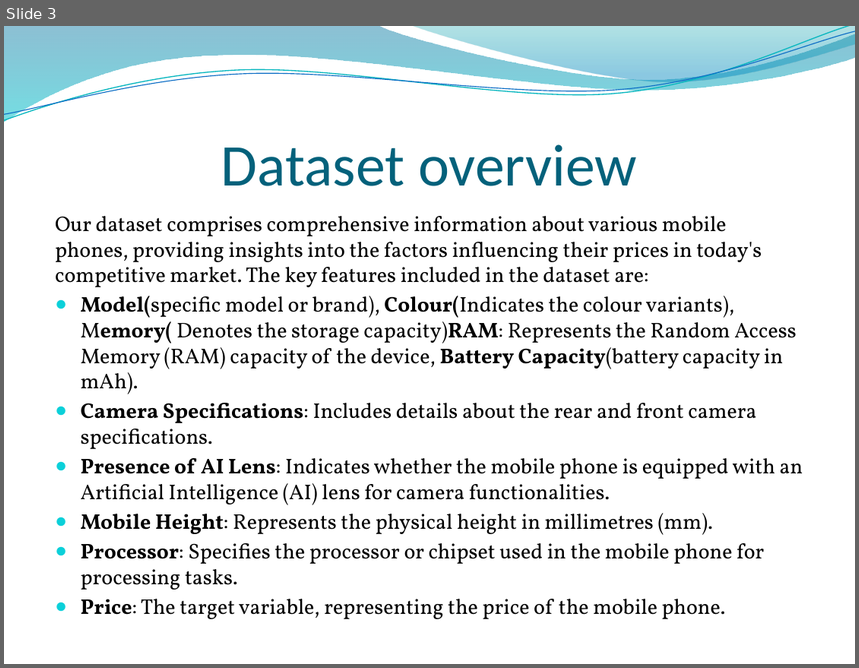
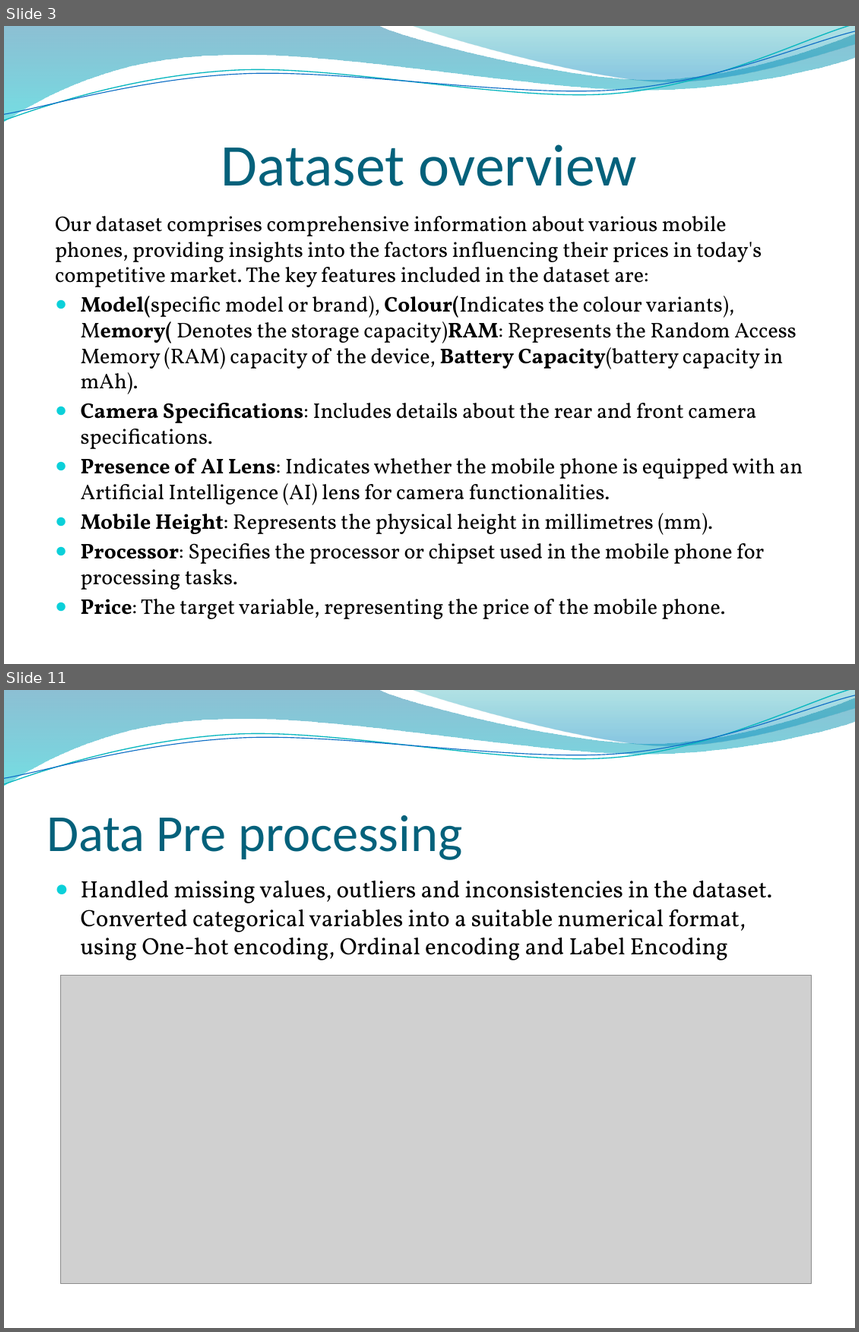
Before and after one commit to bhp001/Price-Prediction-for-Mobile-Phones, a slide deck: Price Prediction for Mobile Phones.pptx. Shown one above the other, each under a label of ours: slide 3 before the commit, slides 3 and 11 after it; the slides between them are not shown. The pictures are 859x668 and 859x1332 pixels, drawn with LibreOffice and Linux fonts; fonts in the diff are those of the drawing; grey boxes stand for pictures; background and template pictures are left out. Boxes give left, top, right and bottom in pixels: in the first picture for what was removed or moved away, otherwise in the second. Text is boxed around its words. In the diff, an @@ line names an element or a change of style, - is before the commit and + after.

```diff
--- a/Price Prediction for Mobile Phones.pptx
+++ b/Price Prediction for Mobile Phones.pptx
@@ slide 11 added at [4, 690, 855, 1328], background picture (left out); not listed: 4 template elements that a slide beside it also shows @@
@@ title added at [47, 815, 462, 860], 44 pt, text #04617B @@
+Data Pre processing
@@ text added at [81, 880, 772, 961], 20 pt, text #000000 @@
+● Handled missing values, outliers and inconsistencies in the dataset. Converted categorical variables into a suitable numerical format, using One-hot encoding, Ordinal encoding and Label Encoding
@@ picture added at [61, 976, 812, 1284] @@
```
Also in this commit, not shown: 2 slides changed, 11 other slides added.
